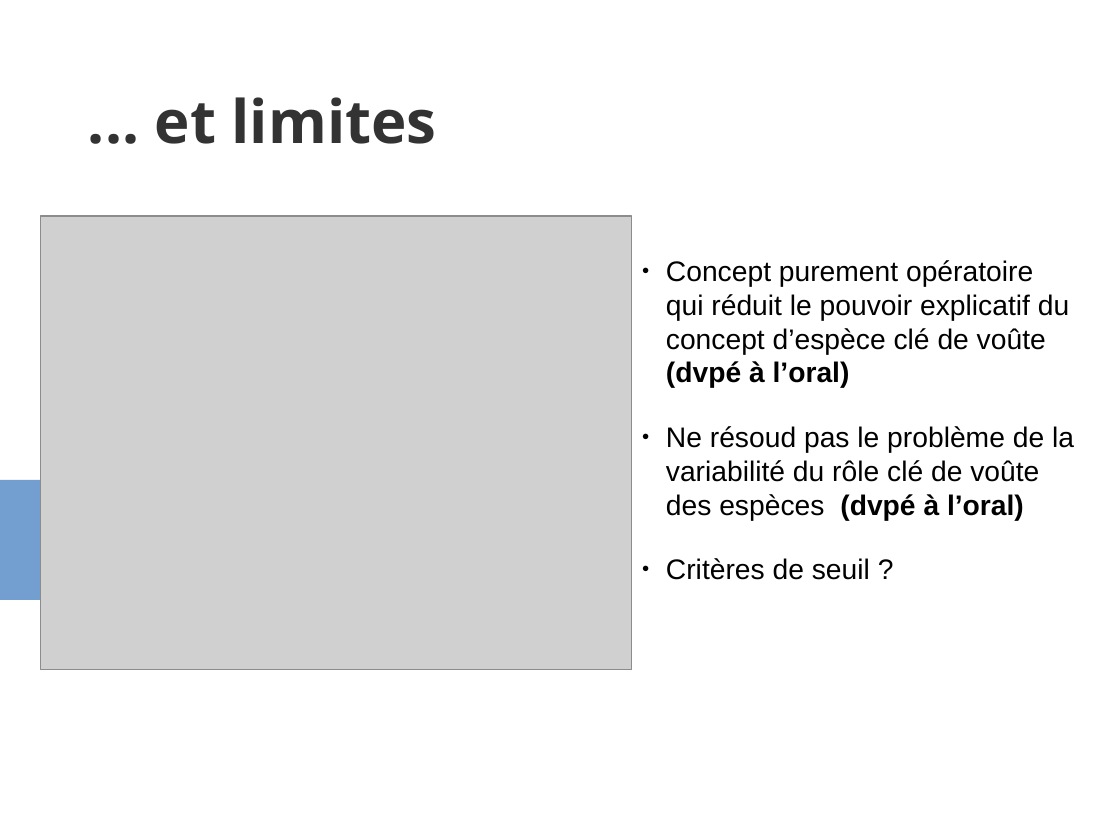
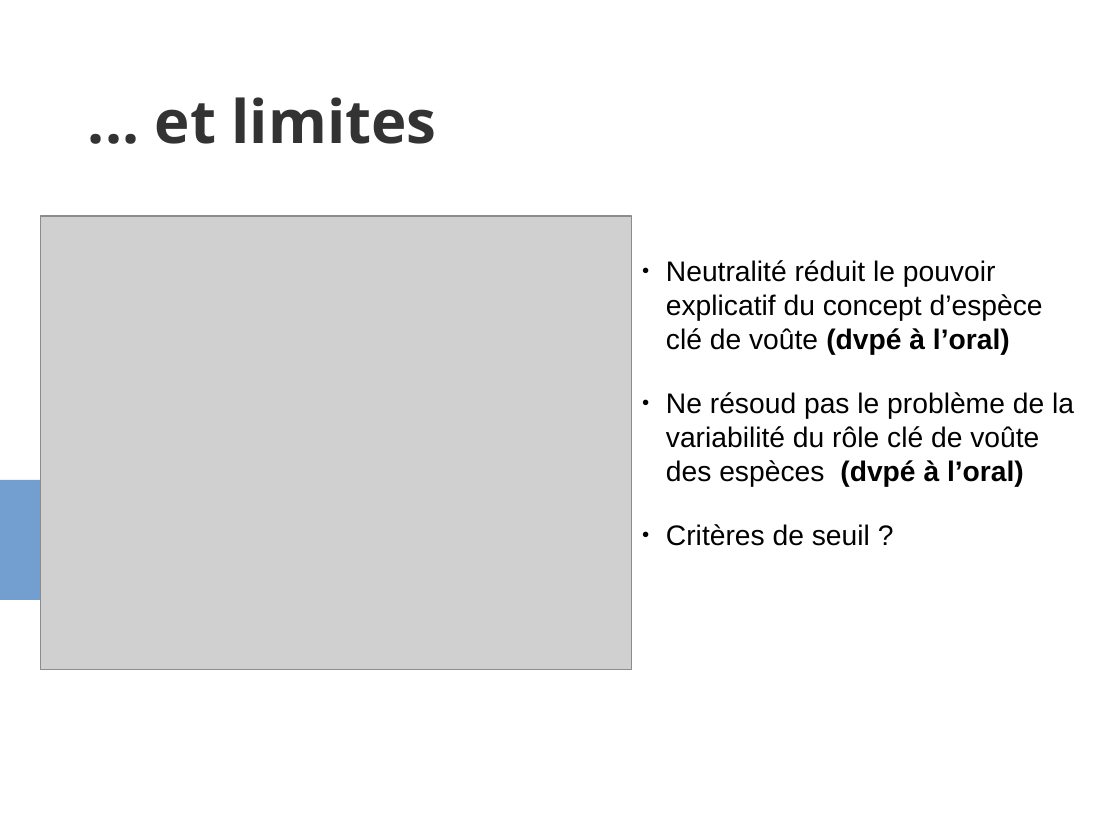
Before and after one commit to evadelmas/keystone_concept, a slide deck: slide 17 of presentation_LEIPS.odp. Drawn at 1120x840 pixels with LibreOffice and Linux fonts; fonts in the diff are those of the drawing; grey boxes stand for pictures. Boxes give left, top, right and bottom in pixels: in the first picture for what was removed or moved away, otherwise in the second. Text is boxed around its words. In the diff, an @@ line names an element or a change of style, - is before the commit and + after.

```diff
--- a/presentation_LEIPS.odp
+++ b/presentation_LEIPS.odp
@@ text at [666,260,1043,354]: text changed @@
-● Concept purement opératoire qui réduit le pouvoir explicatif du concept d’espèce clé de voûte (dvpé à l’oral)
+● Neutralité réduit le pouvoir explicatif du concept d’espèce clé de voûte (dvpé à l’oral)
```
Also in this commit, not shown: 1 other slide changed, 1 slide added, 1 other file.
